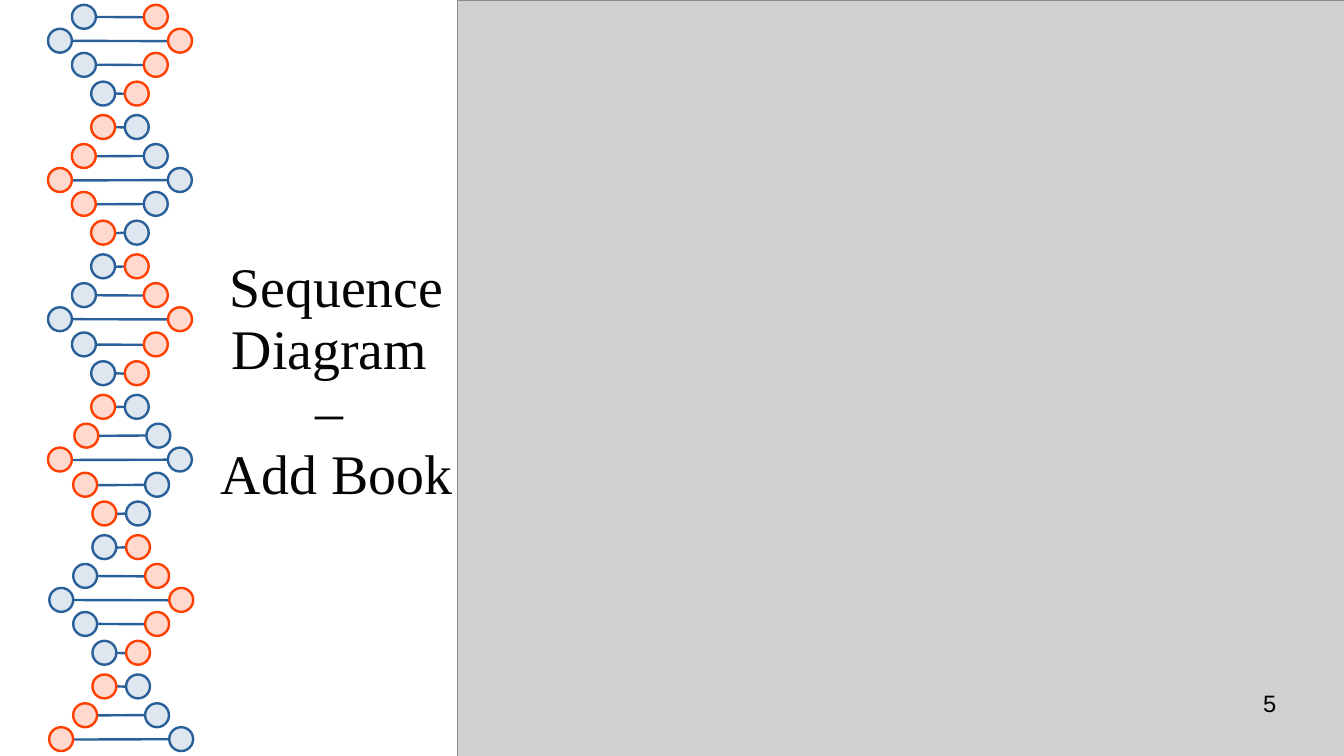
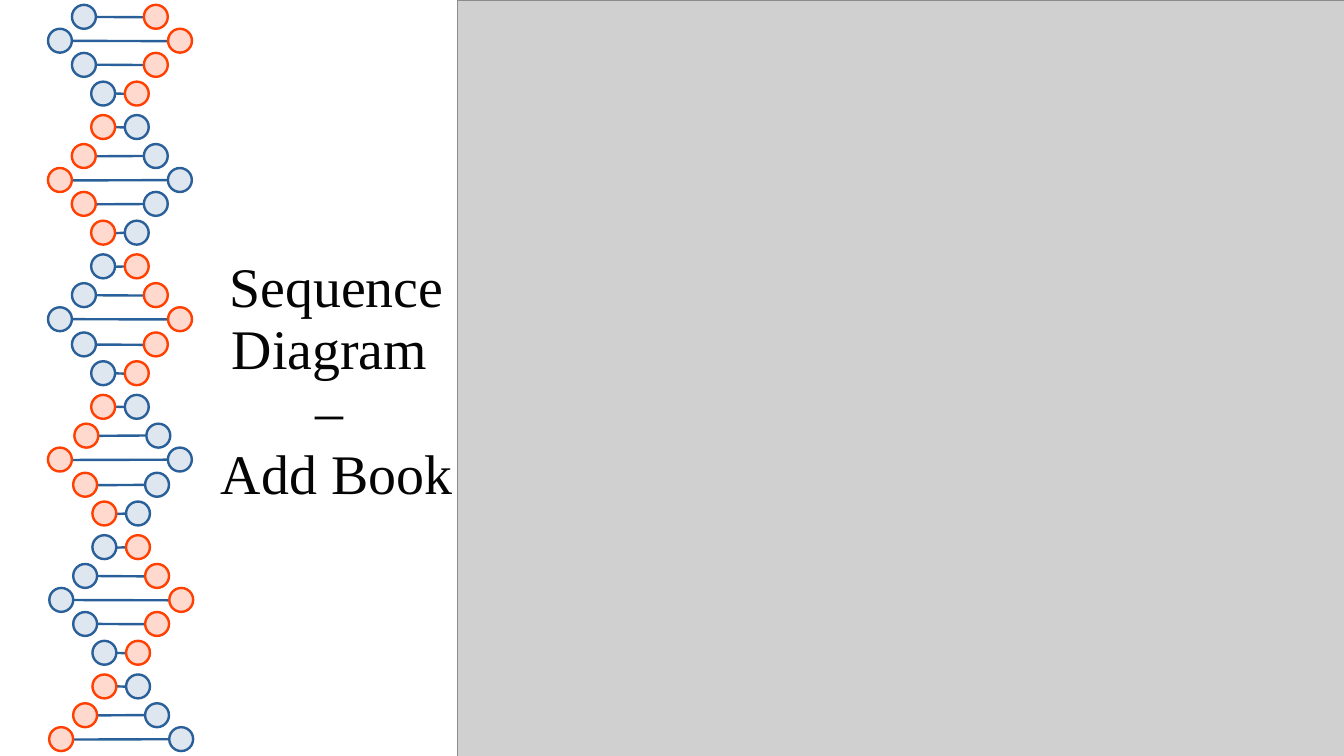
Before and after one commit to thanhtung2501/group1_mpp_finalproject, a slide deck: slide 5 of ProjectPresentation.ppt. Drawn at 1344x756 pixels with LibreOffice and Linux fonts; fonts in the diff are those of the drawing; grey boxes stand for pictures. Boxes give left, top, right and bottom in pixels: in the first picture for what was removed or moved away, otherwise in the second. Text is boxed around its words. In the diff, an @@ line names an element or a change of style, - is before the commit and + after.

```diff
--- a/ProjectPresentation.ppt
+++ b/ProjectPresentation.ppt
@@ page number removed at [1263, 695, 1276, 713] @@
-5
```
Also in this commit, not shown: 1 other slide changed, 2 other files.
